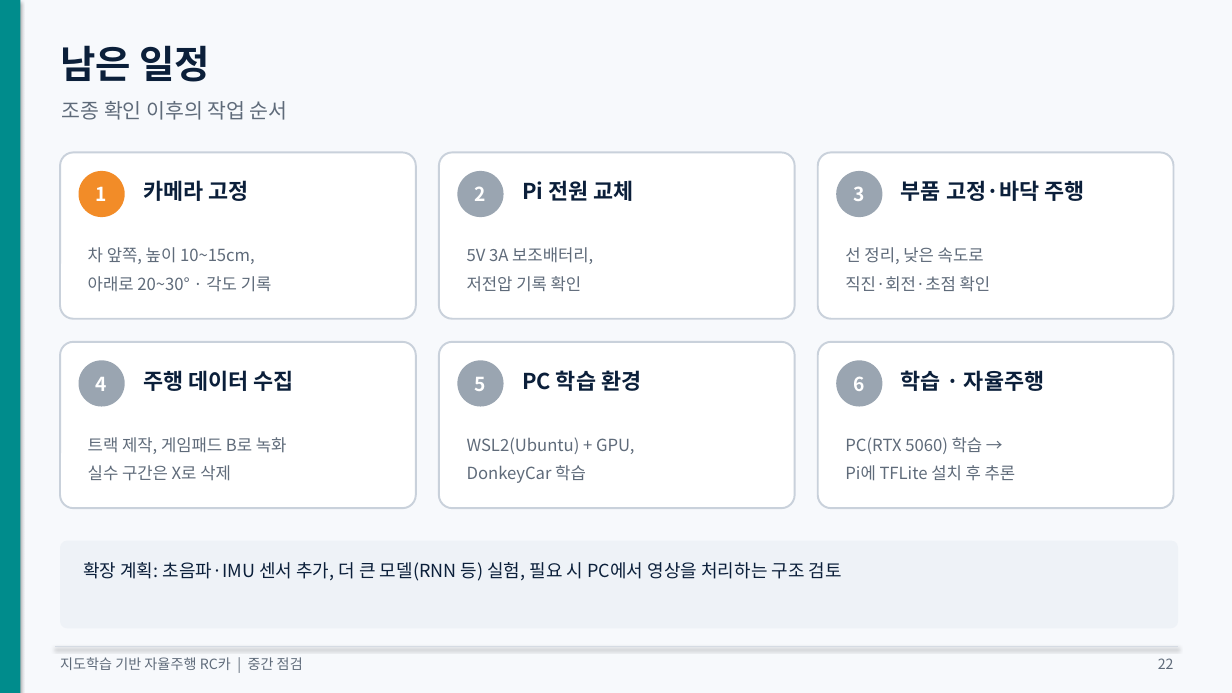
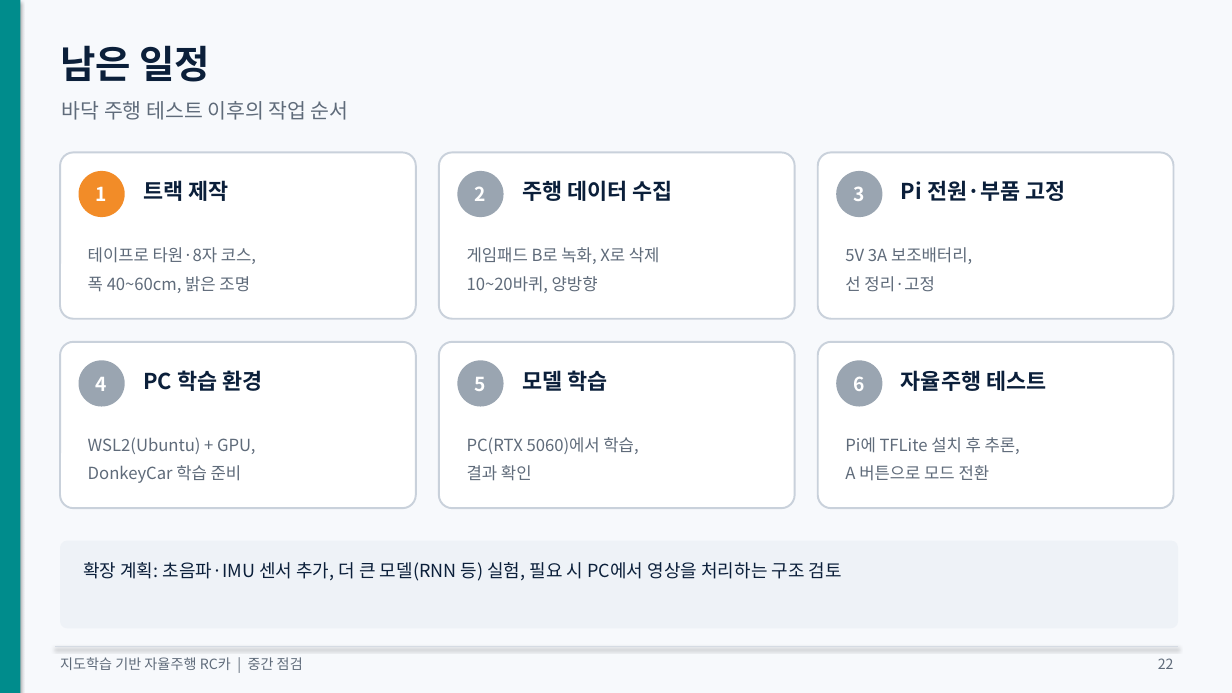
Before and after one commit to KMUTMU/Robot, a slide deck: slide 22 of 중간점검_자율주행RC카.pptx. Drawn at 1232x693 pixels with LibreOffice and Linux fonts; fonts in the diff are those of the drawing. Boxes give left, top, right and bottom in pixels: in the first picture for what was removed or moved away, otherwise in the second. Text is boxed around its words. In the diff, an @@ line names an element or a change of style, - is before the commit and + after.

```diff
--- a/중간점검_자율주행RC카.pptx
+++ b/중간점검_자율주행RC카.pptx
@@ text at (62,101,349,120): text changed @@
-조종 확인 이후의 작업 순서
+바닥 주행 테스트 이후의 작업 순서
@@ text at (143,180,228,201): text changed @@
-카메라 고정
+트랙 제작
@@ text at (522,180,672,201): text changed @@
-Pi 전원 교체
+주행 데이터 수집
@@ text at (901,180,1065,201): text changed @@
-부품 고정·바닥 주행
+Pi 전원·부품 고정
@@ text at (88,247,256,293): text changed @@
-차 앞쪽, 높이 10~15cm,
-아래로 20~30° · 각도 기록
+테이프로 타원·8자 코스,
+폭 40~60cm, 밝은 조명
@@ text at (467,247,660,293): text changed @@
-5V 3A 보조배터리,
-저전압 기록 확인
+게임패드 B로 녹화, X로 삭제
+10~20바퀴, 양방향
@@ text at (845,247,972,292): text changed @@
-선 정리, 낮은 속도로
-직진·회전·초점 확인
+5V 3A 보조배터리,
+선 정리·고정
@@ text at (143,370,262,391): text changed @@
-주행 데이터 수집
+PC 학습 환경
@@ text at (522,370,607,391): text changed @@
-PC 학습 환경
+모델 학습
@@ text at (901,370,1046,391): text changed @@
-학습 · 자율주행
+자율주행 테스트
@@ text at (88,437,255,483): text changed @@
-트랙 제작, 게임패드 B로 녹화
-실수 구간은 X로 삭제
+WSL2(Ubuntu) + GPU,
+DonkeyCar 학습 준비
@@ text at (467,437,638,481): text changed @@
-WSL2(Ubuntu) + GPU,
-DonkeyCar 학습
+PC(RTX 5060)에서 학습,
+결과 확인
@@ text at (845,437,1020,481): text changed @@
-PC(RTX 5060) 학습 →
-Pi에 TFLite 설치 후 추론
+Pi에 TFLite 설치 후 추론,
+A 버튼으로 모드 전환
```
Also in this commit, not shown: 5 other slides changed, 7 other files.
